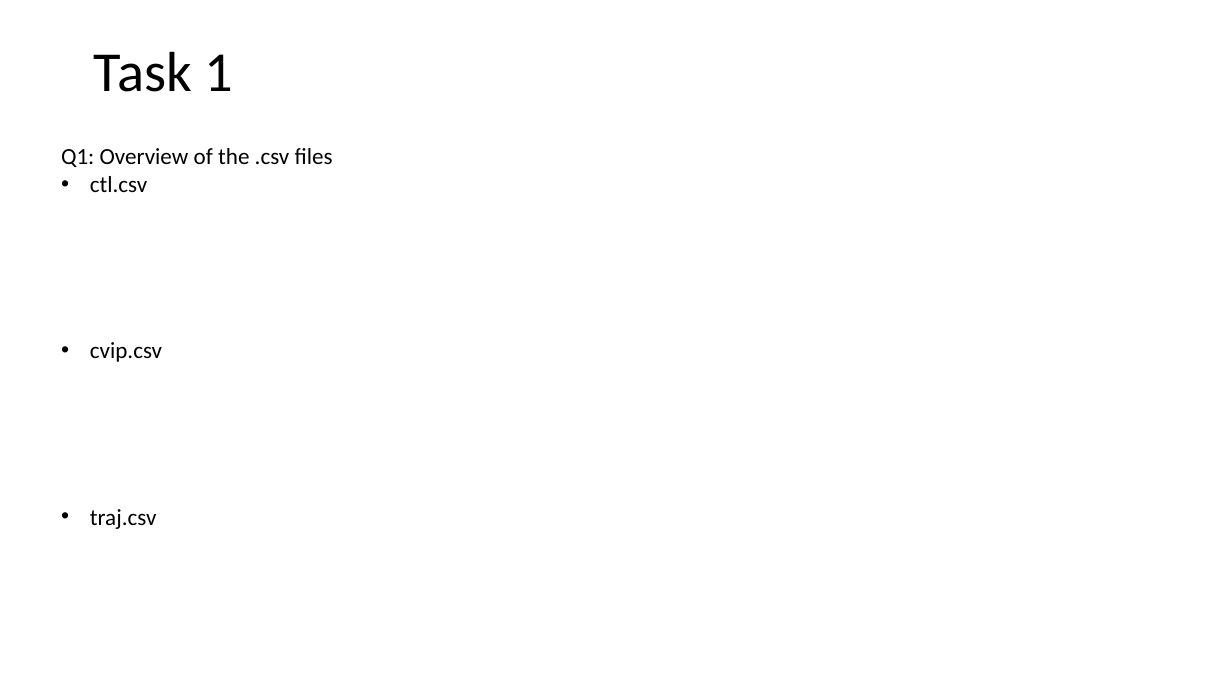
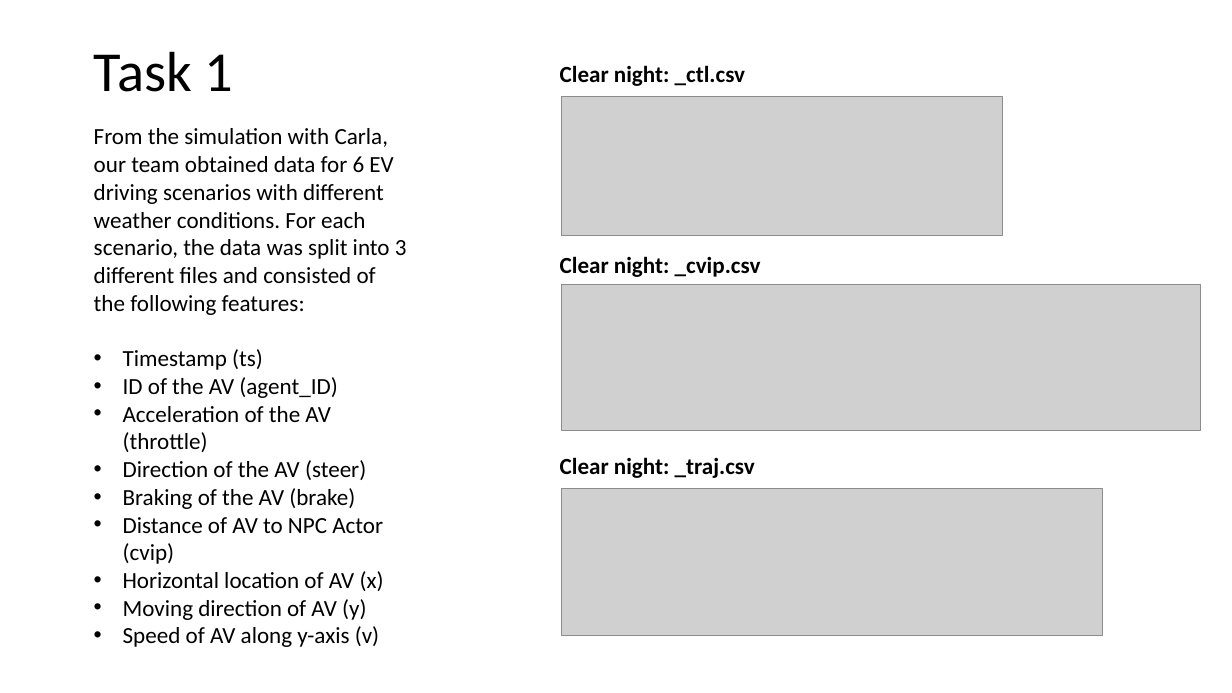
Before and after one commit to mrojaspell/MP1, a slide deck: slide 2 of mp1_powerpoint.pptx. Drawn at 1232x693 pixels with LibreOffice and Linux fonts; fonts in the diff are those of the drawing; grey boxes stand for pictures. Boxes give left, top, right and bottom in pixels: in the first picture for what was removed or moved away, otherwise in the second. Text is boxed around its words. In the diff, an @@ line names an element or a change of style, - is before the commit and + after.

```diff
--- a/mp1_powerpoint.pptx
+++ b/mp1_powerpoint.pptx
@@ text added at (560, 65, 745, 86), 18 pt, text #000000, bold @@
+Clear night: _ctl.csv
@@ picture added at (562, 96, 1003, 236) @@
@@ text removed at (61, 148, 333, 529) @@
-Q1: Overview of the .csv files
-• ctl.csv
-• cvip.csv
-• traj.csv
@@ text added at (94, 128, 407, 647), 18 pt, text #000000 @@
+From the simulation with Carla, our team obtained data for 6 EV driving scenarios with different weather conditions. For each scenario, the data was split into 3 different files and consisted of the following features:
+• Timestamp (ts)
+• ID of the AV (agent_ID)
+• Acceleration of the AV (throttle)
+• Direction of the AV (steer)
+• Braking of the AV (brake)
+• Distance of AV to NPC Actor (cvip)
+• Horizontal location of AV (x)
+• Moving direction of AV (y)
+• Speed of AV along y-axis (v)
@@ text added at (560, 256, 761, 277), 18 pt, text #000000, bold @@
+Clear night: _cvip.csv
@@ picture added at (562, 285, 1201, 431) @@
@@ text added at (560, 457, 755, 478), 18 pt, text #000000, bold @@
+Clear night: _traj.csv
@@ picture added at (562, 488, 1104, 635) @@
```
Also in this commit, not shown: 4 other slides changed, 15 slides added, 4 slides removed, 15 other files.
